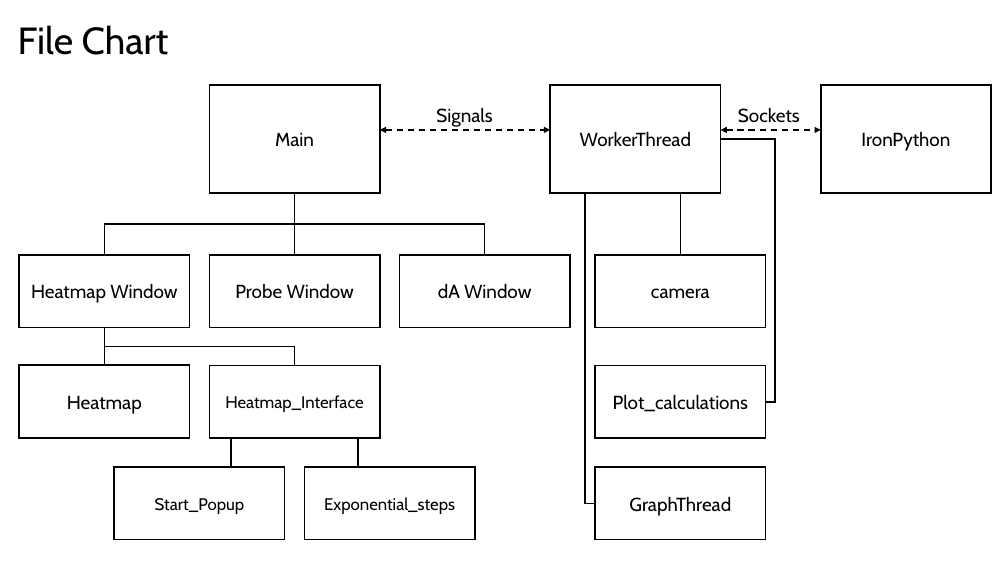
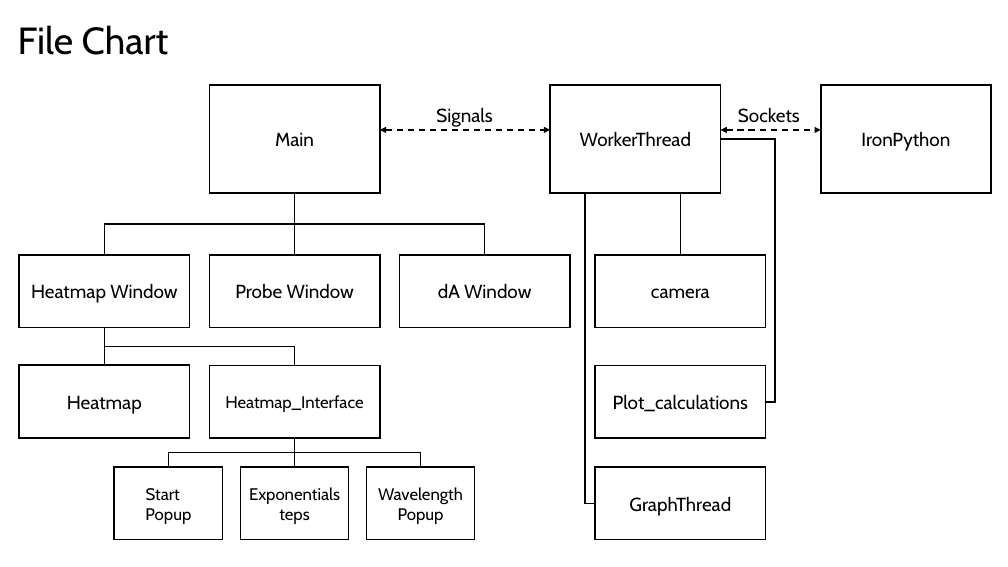
Before and after one commit to JarodTodd/TA-Programming, a slide deck: slide 2 of Update Meeting.pptx. Drawn at 1008x567 pixels with LibreOffice and Linux fonts; fonts in the diff are those of the drawing. Boxes give left, top, right and bottom in pixels: in the first picture for what was removed or moved away, otherwise in the second. Text is boxed around its words. In the diff, an @@ line names an element or a change of style, - is before the commit and + after.

```diff
--- a/Update Meeting.pptx
+++ b/Update Meeting.pptx
@@ elbow line added from (169, 467) to (295, 438), #000000 1.5 pt @@
@@ line removed from (231, 438) to (231, 467) @@
@@ line moved from (358, 438) - (358, 467) to (295, 438) - (295, 467) @@
@@ elbow line added from (420, 467) to (295, 438), #000000 1.5 pt @@
@@ rectangle "Start Popup": place and size @@
-rectangle "Start Popup" at bbox=[114, 467, 284, 540]
+rectangle "Start Popup" at bbox=[114, 467, 222, 540]
@@ rectangle "Exponentialsteps": place and size @@
-rectangle "Exponentialsteps" at bbox=[305, 467, 475, 540]
+rectangle "Exponentialsteps" at bbox=[240, 467, 349, 540]
@@ rectangle added at bbox=[367, 467, 475, 540], fill #FFFFFF, outline #000000 1.5 pt, 16 pt, text #000000 @@
+Wavelength Popup
@@ text in rectangle at bbox=[145, 488, 191, 524]: text changed @@
-Start_Popup
+Start Popup
@@ text in rectangle at bbox=[324, 497, 455, 514]: text changed @@
-Exponential_steps
+Exponentialsteps
```
Also in this commit, not shown: 3 other files.
